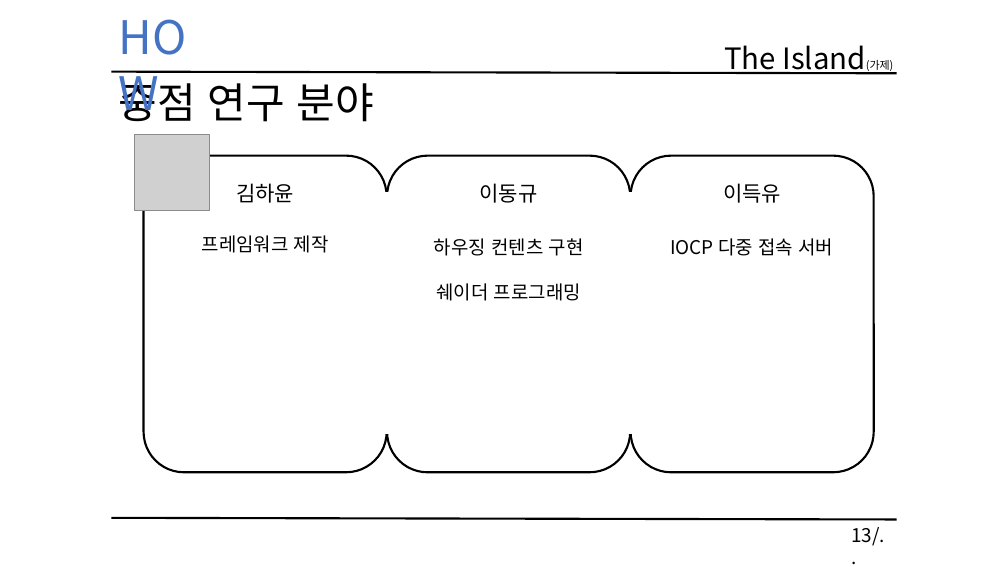
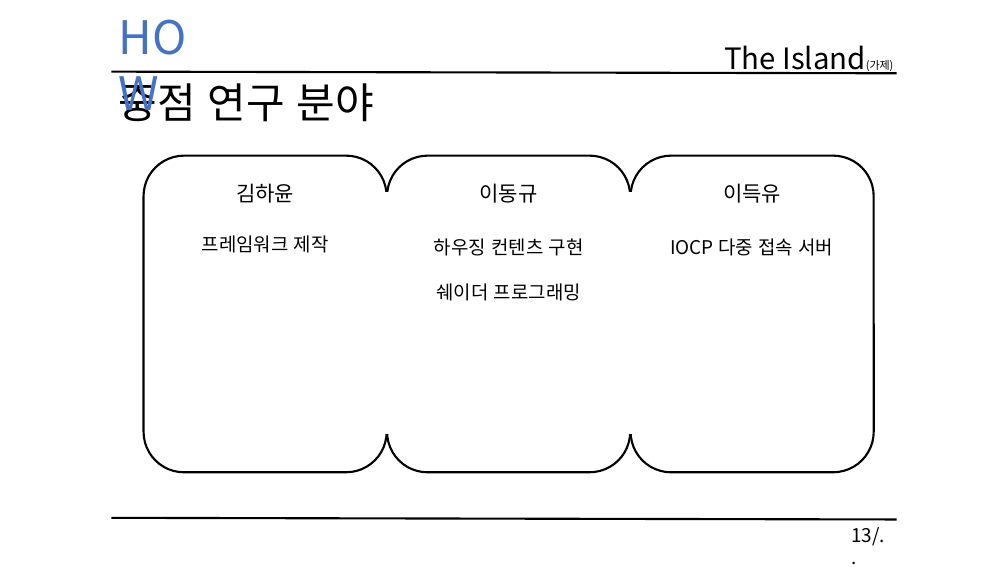
Before and after one commit to KimHaYoon/SickPerson, a slide deck: slide 13 of 문서/졸업작품 게임 기획서 초안.pptx. Drawn at 1008x567 pixels with LibreOffice and Linux fonts; fonts in the diff are those of the drawing; grey boxes stand for pictures. Boxes give left, top, right and bottom in pixels: in the first picture for what was removed or moved away, otherwise in the second. Text is boxed around its words. In the diff, an @@ line names an element or a change of style, - is before the commit and + after.

```diff
--- a/문서/졸업작품 게임 기획서 초안.pptx
+++ b/문서/졸업작품 게임 기획서 초안.pptx
@@ rectangle removed at (47, 132, 194, 210) @@
@@ picture removed at (135, 135, 210, 210) @@
```
